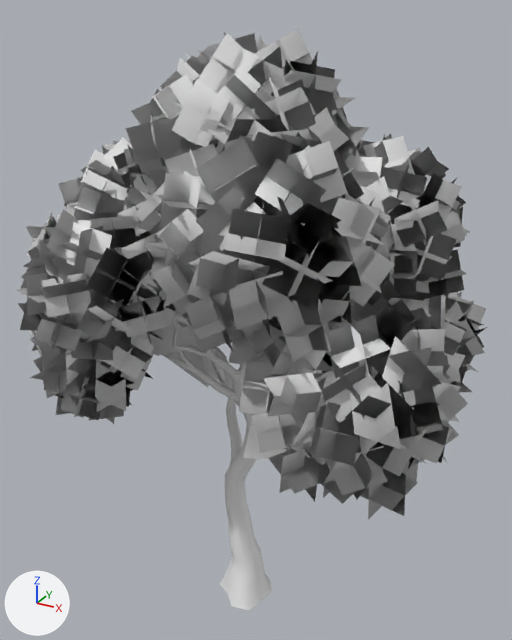
One commit to the FBX model Assets/Res/Other/Nature/Mesh/Broadleaf_3.fbx: the scene before it, then after it.
Camera for both pictures: a 50 mm lens placed at (7.05, -12.3, 13.22), pointed at (-0.27, 1.01, 6.57). Lighting does not change. The marker at lower left points along +X, +Y and +Z. Materials are left out; every surface is plain grey. Objects named as collision shapes, trigger or cutter boxes, shadow casters or lower levels of detail are left out. Where no turn or scale is listed for an object, it has been applied to the vertices.

Script lines for the objects in view, before the commit:
```python
me_lod0 = bpy.data.meshes.new('LOD0')
me_lod0.from_pydata(...)  # 7346 vertices, 5846 faces; spans x -5.18..5.06, y -3.86..5.66, z -0.59..12.84
# faces by material slot: [3000, 2820, 26]
me_lod0.materials.append(mat_bark_mat)
me_lod0.materials.append(mat_leafs_mat)
me_lod0.materials.append(mat_branches_mat)
ob_lod0 = bpy.data.objects.new('LOD0', me_lod0)
ob_lod0.location = (0.0, 0.0, 0.0)
```
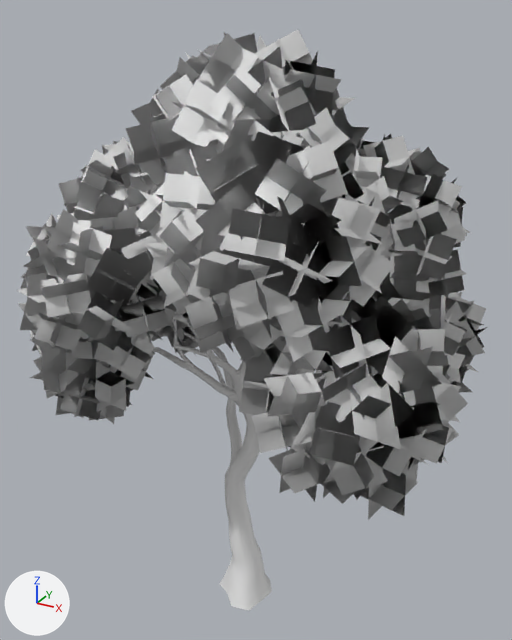
What differs and where, as boxes [x1, y1, x2, y2] in the pictures (512 x 640 px):
part 1 of me_lod0, deleted
    before: [145, 190, 451, 465]

The change in detail:
me_lod0 is used by ob_lod0; location (0.0, 0.0, 0.0).
me_lod0 had 7346 vertices, 5846 faces and spanned x -5.18..5.06, y -3.86..5.66, z -0.59..12.84.
me_lod0 now has 7294 vertices, 5820 faces and spans x -5.18..5.06, y -3.86..5.66, z -0.59..12.84.
me_lod0 part 1: 13 loose pieces with 52 vertices, spanning x -3.19..4.07, y -3.09..3.51, z 3.47..9.9, are deleted.
